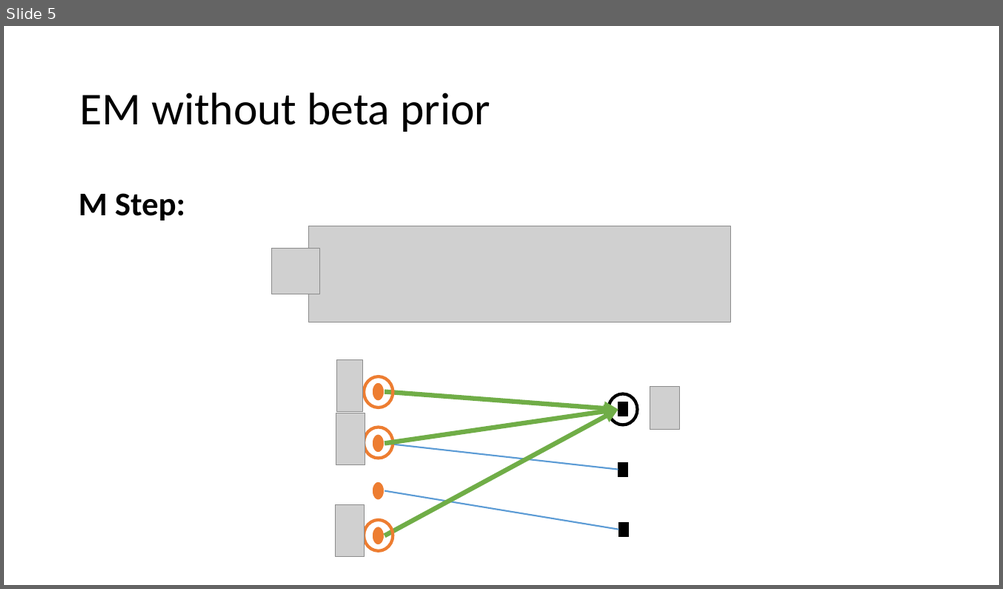
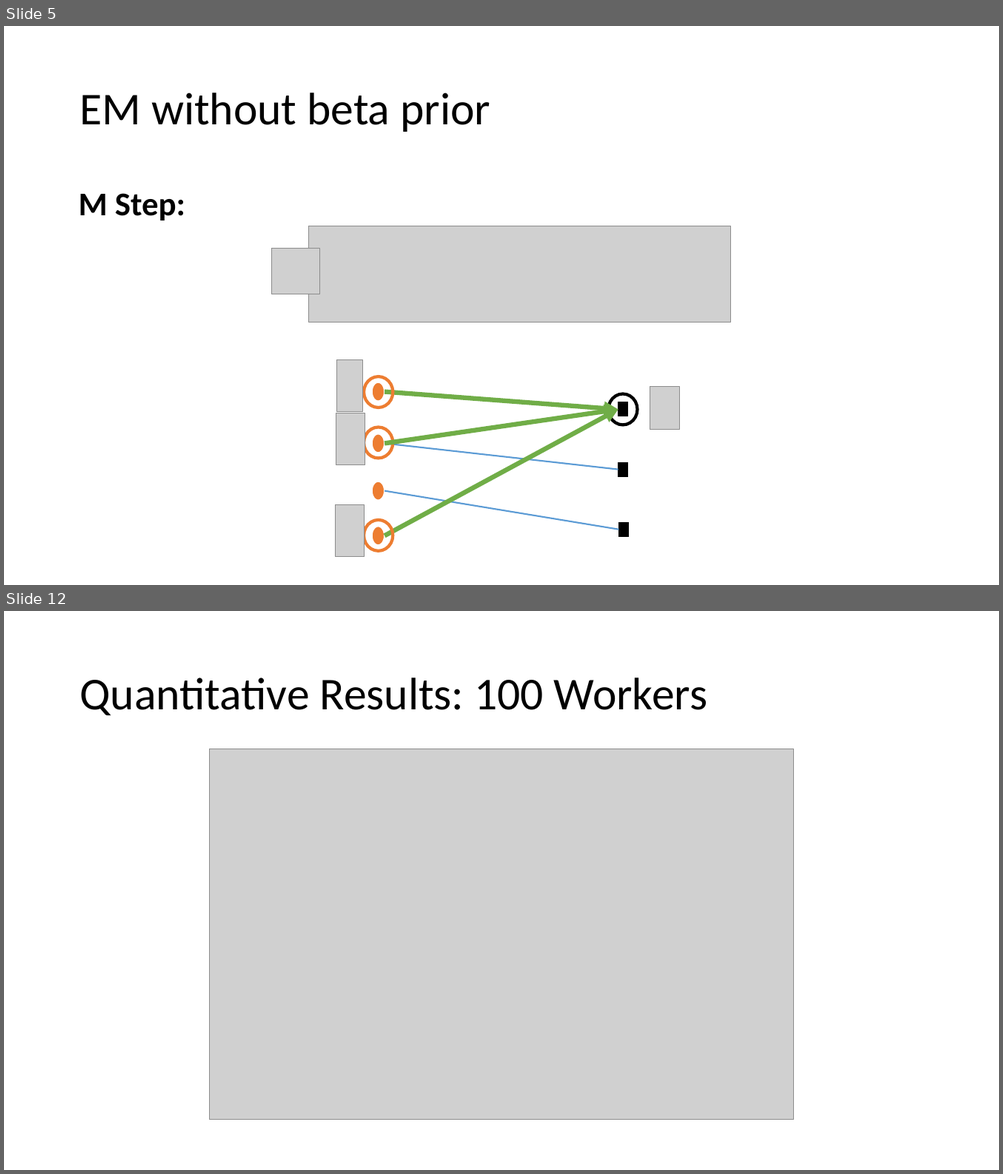
Before and after one commit to BigRedT/crowdsource, a slide deck: PPT/Adaptive Crowdsourcing via EM with Prior.pptx. Shown one above the other, each under a label of ours: slide 5 before the commit, slides 5 and 12 after it; the slides between them are not shown. The pictures are 1003x589 and 1003x1174 pixels, drawn with LibreOffice and Linux fonts; fonts in the diff are those of the drawing; grey boxes stand for pictures. Boxes give left, top, right and bottom in pixels: in the first picture for what was removed or moved away, otherwise in the second. Text is boxed around its words. In the diff, an @@ line names an element or a change of style, - is before the commit and + after.

```diff
--- a/PPT/Adaptive Crowdsourcing via EM with Prior.pptx
+++ b/PPT/Adaptive Crowdsourcing via EM with Prior.pptx
@@ slide 12 added at [4,611,999,1170], background #FFFFFF @@
@@ title added at [79,678,707,715], 44 pt, text #000000 @@
+Quantitative Results: 100 Workers
@@ picture added at [209,749,794,1120] @@
```
Also in this commit, not shown: 2 slides changed, 5 other slides added, 1 slide removed.
